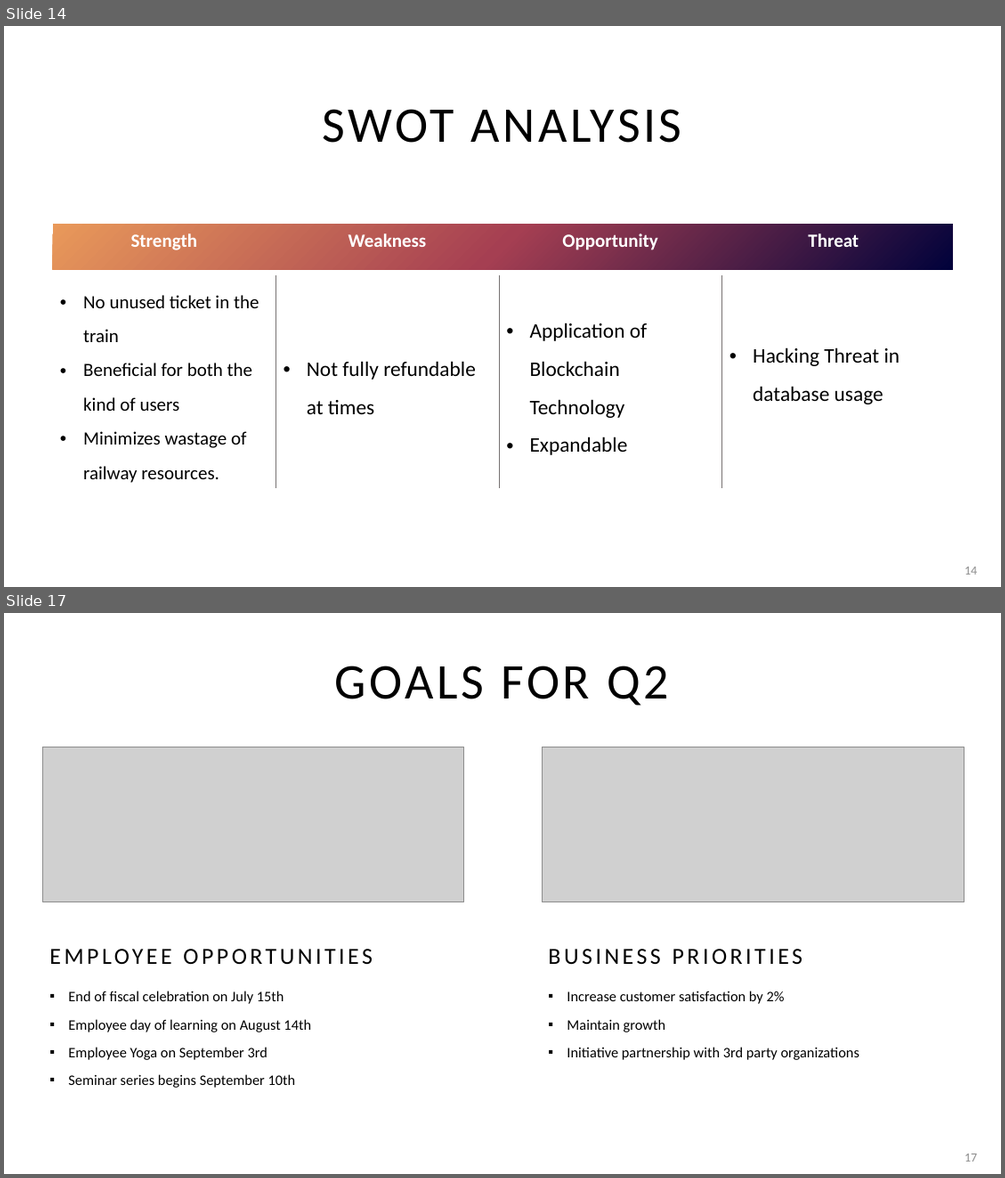
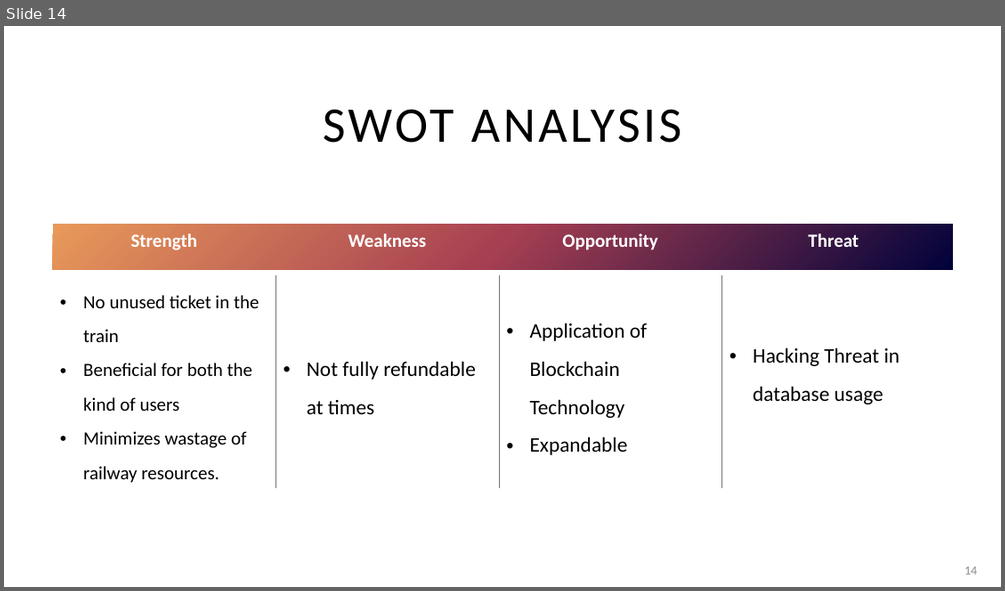
Before and after one commit to zhalok/HACKNSU4_SUST_Agile_Team, a slide deck: SUST_AGILE_TEAM.pptx. Shown one above the other, each under a label of ours: slides 14 and 17 before the commit, slide 14 after it; the slides between them are not shown. The pictures are 1005x1178 and 1005x591 pixels, drawn with LibreOffice and Linux fonts; fonts in the diff are those of the drawing; grey boxes stand for pictures. Boxes give left, top, right and bottom in pixels: in the first picture for what was removed or moved away, otherwise in the second. Text is boxed around its words. In the diff, an @@ line names an element or a change of style, - is before the commit and + after.

```diff
--- a/SUST_AGILE_TEAM.pptx
+++ b/SUST_AGILE_TEAM.pptx
@@ slide 17 removed at box(4, 613, 1001, 1174), background #FFFFFF @@
@@ title removed at box(335, 666, 669, 706) @@
-GOALS FOR Q2
@@ picture removed at box(42, 747, 464, 901) @@
@@ picture removed at box(542, 747, 963, 901) @@
@@ text removed at box(49, 949, 372, 964) @@
-EMPLOYEE OPPORTUNITIES
@@ text removed at box(548, 949, 802, 965) @@
-BUSINESS PRIORITIES
@@ text removed at box(68, 990, 311, 1087) @@
-▪ End of fiscal celebration on July 15th
-▪ Employee day of learning on August 14th
-▪ Employee Yoga on September 3rd
-▪ Seminar series begins September 10th
@@ text removed at box(566, 990, 859, 1060) @@
-▪ Increase customer satisfaction by 2%
-▪ Maintain growth
-▪ Initiative partnership with 3rd party organizations
@@ page number removed at box(964, 1153, 977, 1161) @@
-17
```
Also in this commit, not shown: 5 slides changed, 3 slides added, 4 other slides removed.
